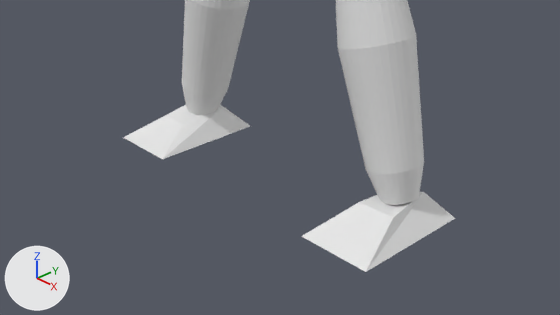
The Blender file SpaceWestern/CustomModel/CharacterModel.blend, before and after one commit.
One viewpoint serves both versions: the file's camera 'Camera'. Every picture has the same lights, and +X, +Y and +Z are marked at lower left.
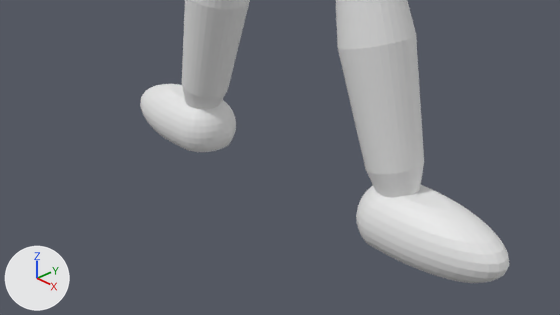
Boxes [x1, y1, x2, y2] around the edits, measured in the pictures (560 x 315 px):
'Sphere.003', added: after [356, 185, 509, 283]
'Cube.001', deleted: before [302, 192, 455, 272]
'Sphere.004', added: after [140, 84, 236, 152]
'Cube', deleted: before [123, 104, 250, 159]

The change, as a diff of the scene's bpy script:
```diff
--- a/SpaceWestern/CustomModel/CharacterModel.blend.py
+++ b/SpaceWestern/CustomModel/CharacterModel.blend.py
@@ me_sphere_006 @@
+me_sphere_006.from_pydata(...)  # 416 vertices, 386 faces; spans x -0.56..1.0, y -1.0..1.0, z -0.58..0.92
@@ ob_cube @@
-ob_cube = bpy.data.objects.new('Cube', me_cube)
-ob_cube.location = (-2.024, -0.135, 0.0)
-ob_cube.scale = (0.536, 0.888, -0.287)
@@ ob_cube_001 @@
-ob_cube_001 = bpy.data.objects.new('Cube.001', me_cube_001)
-ob_cube_001.location = (2.024, -0.135, 0.0)
-ob_cube_001.scale = (0.536, 0.888, -0.287)
@@ ob_sphere_004 @@
+ob_sphere_004 = bpy.data.objects.new('Sphere.004', me_sphere_006)
+ob_sphere_004.location = (-2.283, 0.2, -0.271)
+ob_sphere_004.scale = (-1.39, 0.531, 0.507)
@@ ob_sphere_003 @@
+ob_sphere_003 = bpy.data.objects.new('Sphere.003', me_sphere_006.copy())
+ob_sphere_003.location = (2.283, 0.2, -0.271)
+ob_sphere_003.scale = (1.39, 0.531, 0.507)
```
